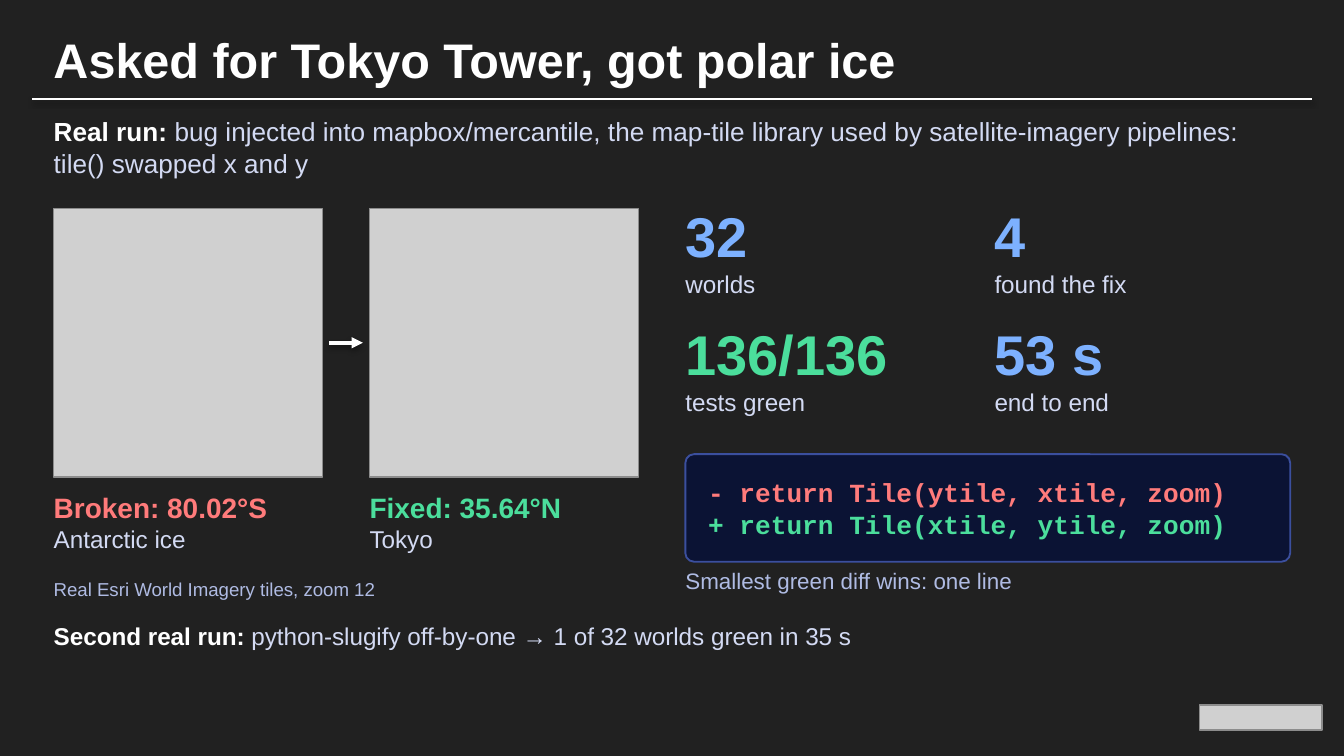
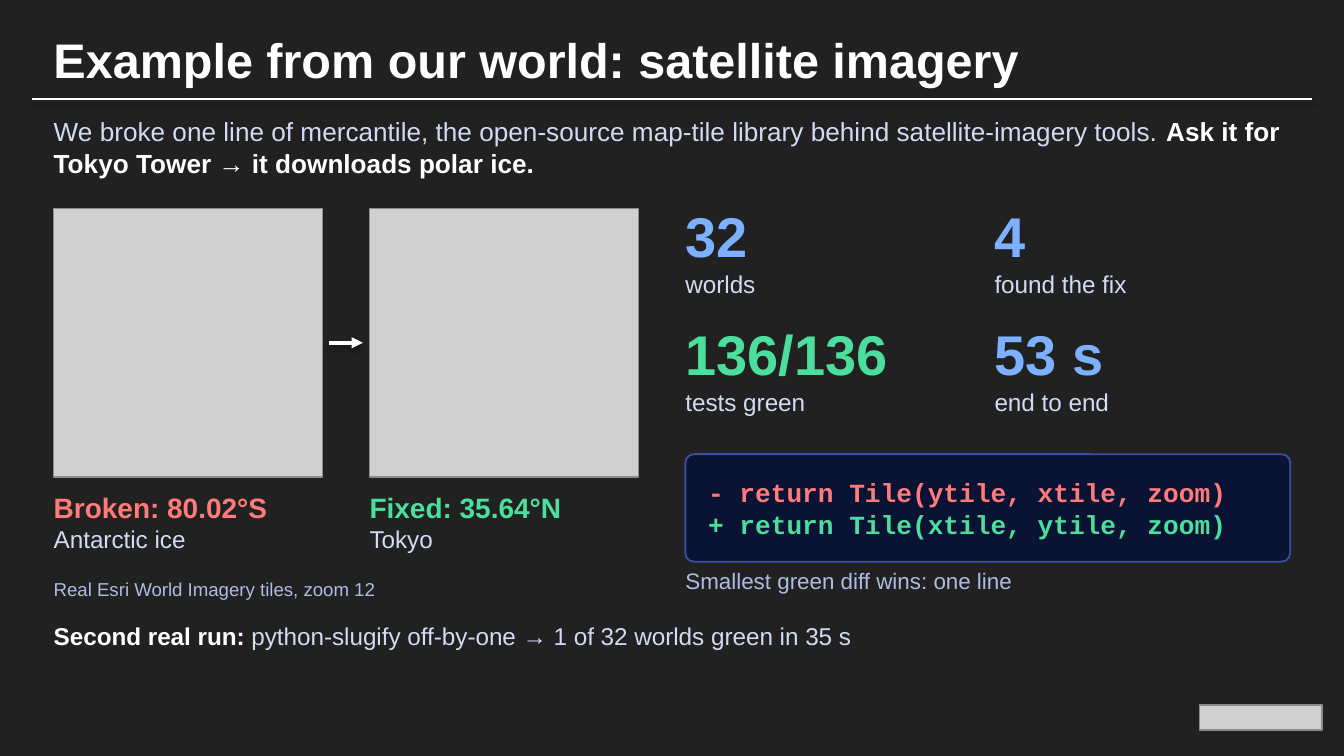
Before and after one commit to 0xtkey256/everett, a slide deck: slide 6 of deck/Everett.pptx. Drawn at 1344x756 pixels with LibreOffice and Linux fonts; fonts in the diff are those of the drawing; grey boxes stand for pictures; background and template pictures are left out. Boxes give left, top, right and bottom in pixels: in the first picture for what was removed or moved away, otherwise in the second. Text is boxed around its words. In the diff, an @@ line names an element or a change of style, - is before the commit and + after.

```diff
--- a/deck/Everett.pptx
+++ b/deck/Everett.pptx
@@ text at (53,43,1018,88): text changed @@
-Asked for Tokyo Tower, got polar ice
+Example from our world: satellite imagery
@@ text at (54,122,1280,178): text changed @@
-Real run: bug injected into mapbox/mercantile, the map-tile library used by satellite-imagery pipelines: tile() swapped x and y
+We broke one line of mercantile, the open-source map-tile library behind satellite-imagery tools. Ask it for Tokyo Tower → it downloads polar ice.
```
Also in this commit, not shown: 5 other slides changed, 1 slide added, 1 slide removed, 2 other files.
